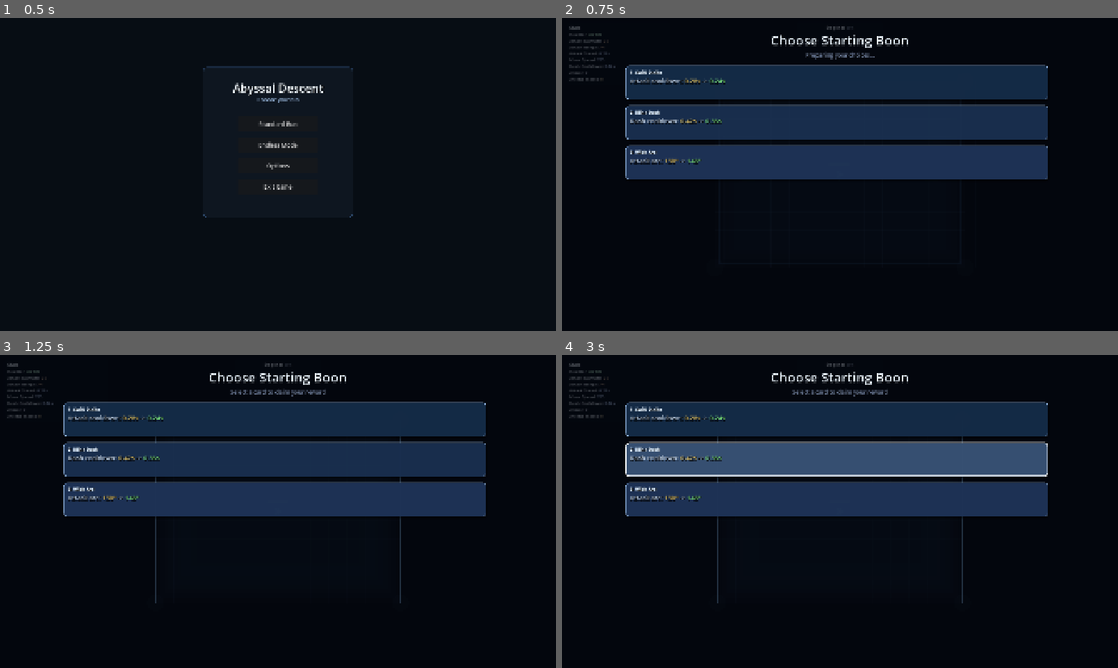
Above: before the commit, frames 1-4 (two rows, left to right).
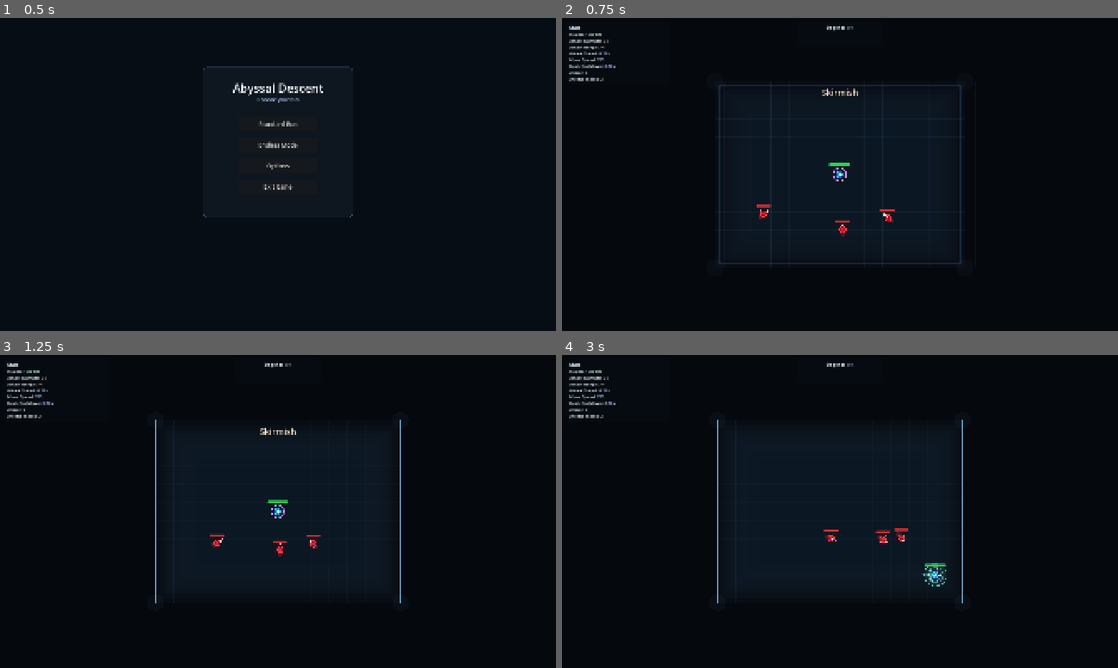
Above: after the commit, the same moments.

Repository: Excellund/AbyssalDescent
Game: Godot game, scene res://scenes/Menu.tscn
The game is run twice, just before and just after one commit, with the same random seed, the same clock (stepped at 60 frames per second) and the same inputs. Sound files missing from this copy of the repository are replaced by a short silence.
Inputs (mouse positions are in pixels of both pictures, inside the frame that each line leads up to):
- Up to frame 1 (0.5 s): no input
- Up to frame 2 (0.75 s): click "Endless Mode" at 0.5 s
- Up to frame 3 (1.25 s): no input
- Up to frame 4 (3 s): move the mouse to (962, 495) at 1.27 s; hold D (move_right) 1.28-2.03 s; tap Space (dash) at 1.35, 2.3, 2.85 s; move the mouse to (728, 527) at 2.02 s; hold S (move_down) 2.03-2.78 s; click (728, 527) at 2.1 s; move the mouse to (895, 442) at 2.77 s; hold D (move_right) from 2.78 s (still down)

Frame 1 is identical in both runs. In frame 2, 27% of the frame differs, in the area x 1-88%, y 2-79%; in frame 3, 27%; in frame 4, 27%, in the area x 1-88%, y 2-80%.

Commit message:
Rename void_dash to reaper_step and tweak dash reset

Diff:
--- a/scenes/Main.tscn
+++ b/scenes/Main.tscn
@@ -10,6 +10,8 @@
 normal_room_music = ExtResource("2_rarhs")
 boss_room_music = ExtResource("3_vcsgt")
 music_volume_db = -50.0
-debug_start_power_ids = PackedStringArray("phantom_step")
+debug_apply_test_powers_on_start = true
+debug_skip_starting_boon_selection = true
+debug_start_power_ids = PackedStringArray("reaper_step", "phantom_step")
 
 [node name="Player" parent="." unique_id=1831438957 instance=ExtResource("1_elqb8")]
--- a/scripts/player.gd
+++ b/scripts/player.gd
@@ -417,7 +417,7 @@
 		"execution_edge": true,
 		"rupture_wave": true,
 		"phantom_step": true,
-		"void_dash": true,
+		"reaper_step": true,
 		"static_wake": true
 	}
 	if hard_ids.has(id):
@@ -584,7 +584,7 @@
 
 func notify_enemy_killed() -> void:
 	if reward_void_dash and dash_cooldown_left > 0.0:
-		dash_cooldown_left = maxf(0.0, dash_cooldown_left - 0.22)
+		dash_cooldown_left = 0.0
 
 func _restart_current_scene() -> void:
 	if scene_restart_queued:
--- a/scripts/power_registry.gd
+++ b/scripts/power_registry.gd
@@ -81,11 +81,11 @@
 		rupture_desc = String(player_reference.call("get_trial_power_card_desc", "rupture_wave"))
 
 	var phantom_desc := "Dashing through enemies damages and slows them."
-	var void_desc := "Dash travels farther. Kills shorten dash cooldown."
+	var void_desc := "Dash travels farther. Kills fully reset dash cooldown."
 	var static_desc := "Dashing leaves an electrified trail that burns enemies."
 	if is_instance_valid(player_reference) and player_reference.has_method("get_trial_power_card_desc"):
 		phantom_desc = String(player_reference.call("get_trial_power_card_desc", "phantom_step"))
-		void_desc = String(player_reference.call("get_trial_power_card_desc", "void_dash"))
+		void_desc = String(player_reference.call("get_trial_power_card_desc", "reaper_step"))
 		static_desc = String(player_reference.call("get_trial_power_card_desc", "static_wake"))
 
 	return [
@@ -93,7 +93,7 @@
 		Power.new("execution_edge", "Execution Edge", execution_desc, POWER_TYPE_TRIAL, 0, {}).to_dict(),
 		Power.new("rupture_wave", "Rupture Wave", rupture_desc, POWER_TYPE_TRIAL, 0, {}).to_dict(),
 		Power.new("phantom_step", "Phantom Step", phantom_desc, POWER_TYPE_TRIAL, 0, {}).to_dict(),
-		Power.new("void_dash", "Void Dash", void_desc, POWER_TYPE_TRIAL, 0, {}).to_dict(),
+		Power.new("reaper_step", "Reaper Step", void_desc, POWER_TYPE_TRIAL, 0, {}).to_dict(),
 		Power.new("static_wake", "Static Wake", static_desc, POWER_TYPE_TRIAL, 0, {}).to_dict(),
 	]
 
--- a/scripts/upgrade_system.gd
+++ b/scripts/upgrade_system.gd
@@ -15,7 +15,7 @@
 	"execution_edge": 0,
 	"rupture_wave": 0,
 	"phantom_step": 0,
-	"void_dash": 0,
+	"reaper_step": 0,
 	"static_wake": 0
 }
 
@@ -34,7 +34,7 @@
 	"execution_edge": true,
 	"rupture_wave": true,
 	"phantom_step": true,
-	"void_dash": true,
+	"reaper_step": true,
 	"static_wake": true
 }
 
@@ -127,7 +127,7 @@
 			player_reference.set("phantom_step_damage", 8 + ph_stacks * 4)
 			player_reference.set("phantom_step_slow_duration", 0.6 + float(ph_stacks) * 0.15)
 			player_reference.set("dash_cooldown", maxf(0.18, float(player_reference.get("dash_cooldown")) * 0.92))
-		"void_dash":
+		"reaper_step":
 			player_reference.set("reward_void_dash", true)
 			var vd_stacks := int(player_reference.get("void_dash_stacks")) + 1
 			player_reference.set("void_dash_stacks", vd_stacks)
@@ -191,7 +191,7 @@
 				return int(player_reference.get("rupture_wave_stacks"))
 			"phantom_step":
 				return int(player_reference.get("phantom_step_stacks"))
-			"void_dash":
+			"reaper_step":
 				return int(player_reference.get("void_dash_stacks"))
 			"static_wake":
 				return int(player_reference.get("static_wake_stacks"))
@@ -236,14 +236,14 @@
 			var cur_damage := 8 + maxi(0, next_stack - 1) * 4
 			var cur_slow := 0.6 + float(maxi(0, next_stack - 1)) * 0.15
 			return "[color=#c8daf0]Phantom Step:[/color] damage [color=#e8c96a]%d[/color] [color=#8899aa]->[/color] [color=#7de882]%d[/color], slow [color=#e8c96a]%.2fs[/color] [color=#8899aa]->[/color] [color=#7de882]%.2fs[/color]." % [cur_damage, next_damage, cur_slow, next_slow]
-		"void_dash":
+		"reaper_step":
 			var next_range := 1.36 + float(next_stack) * 0.12
-			var next_cd_cut := float(next_stack) * 0.06
-			if current_stack <= 0:
-				return "[color=#9ab8d8]Extends your dash range and cuts cooldown on every kill, rewarding aggressive play.[/color]\n[color=#9ab8d8]Initial:[/color] range [color=#7de882]x%.2f[/color], kill cooldown cut [color=#7de882]%.2fs[/color]." % [next_range, next_cd_cut]
+			var next_cd_trim := float(next_stack) * 0.06
+			if current_stack <= 0:
+				return "[color=#9ab8d8]Dash kills instantly reset your dash cooldown, and each stack extends your dash and trims base cooldown.[/color]\n[color=#9ab8d8]Initial:[/color] range [color=#7de882]x%.2f[/color], base cooldown trim [color=#7de882]%.2fs[/color], kill reset [color=#7de882]full[/color]." % [next_range, next_cd_trim]
 			var cur_range := 1.36 + float(maxi(0, next_stack - 1)) * 0.12
-			var cur_cd_cut := float(maxi(0, next_stack - 1)) * 0.06
-			return "[color=#c8daf0]Void Dash:[/color] range [color=#e8c96a]x%.2f[/color] [color=#8899aa]->[/color] [color=#7de882]x%.2f[/color], kill cut [color=#e8c96a]%.2fs[/color] [color=#8899aa]->[/color] [color=#7de882]%.2fs[/color]." % [cur_range, next_range, cur_cd_cut, next_cd_cut]
+			var cur_cd_trim := float(maxi(0, next_stack - 1)) * 0.06
+			return "[color=#c8daf0]Reaper Step:[/color] range [color=#e8c96a]x%.2f[/color] [color=#8899aa]->[/color] [color=#7de882]x%.2f[/color], base trim [color=#e8c96a]%.2fs[/color] [color=#8899aa]->[/color] [color=#7de882]%.2fs[/color], kill reset [color=#7de882]full[/color]." % [cur_range, next_range, cur_cd_trim, next_cd_trim]
 		"static_wake":
 			var next_damage := 6 + next_stack * 3
 			var next_lifetime := 1.2 + float(next_stack) * 0.25
@@ -271,7 +271,7 @@
 		"wide_arc":
 			var cur_arc := float(player_reference.get("attack_arc_degrees"))
 			var next_arc := clampf(cur_arc + 18.0, 60.0, 240.0)
-			return "[color=#c8daf0]Attack arc:[/color] [color=#e8c96a]%.0f°[/color] [color=#8899aa]->[/color] [color=#7de882]%.0f°[/color]" % [cur_arc, next_arc]
+			return "[color=#c8daf0]Attack arc:[/color] [color=#e8c96a]%.0fÂ°[/color] [color=#8899aa]->[/color] [color=#7de882]%.0fÂ°[/color]" % [cur_arc, next_arc]
 		"long_reach":
 			var cur_range := float(player_reference.get("attack_range"))
 			return "[color=#c8daf0]Attack range:[/color] [color=#e8c96a]%.0f[/color] [color=#8899aa]->[/color] [color=#7de882]%.0f[/color]" % [cur_range, cur_range + 14.0]
--- a/scripts/world_hud.gd
+++ b/scripts/world_hud.gd
@@ -287,7 +287,7 @@
 	var armor := int(player.get("iron_skin_armor"))
 	var trial_stacks := 0
 	if player.has_method("get_trial_power_stack_count"):
-		for trial_id in ["razor_wind", "execution_edge", "rupture_wave", "phantom_step", "void_dash", "static_wake"]:
+		for trial_id in ["razor_wind", "execution_edge", "rupture_wave", "phantom_step", "reaper_step", "static_wake"]:
 			trial_stacks += int(player.call("get_trial_power_stack_count", trial_id))
 
 	stats_label.text = "[b]Stats[/b]\nHealth: [color=#C8FFD8]%d/%d[/color]\nAttack Damage: [color=#FFD8AA]%d[/color]\nAtta …(323 unchanged characters)…
